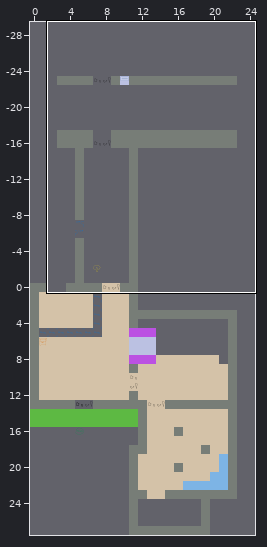
Tiled map (JSON), stored at public/maps/map.json. The first picture is a wide view before the edit; the outline marks the close-up.
Close-up. First the earlier version:
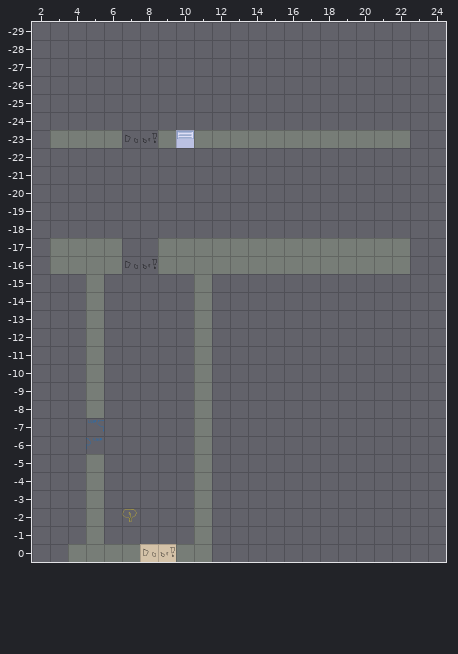
Cells are 64x64 px. Shown: x 2..24, y -29..0.
After the commit:
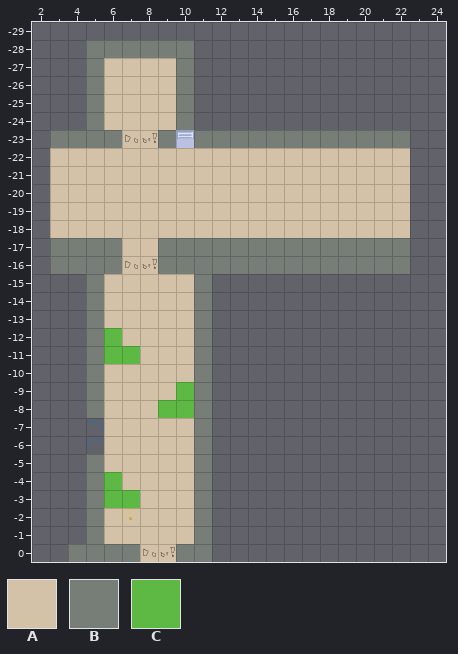
Key: from "tileset": A 18, B 19, C 26.
_ is an empty cell.
Message: stairs go here
Difference:
Layer "L1/Reality Ground Layer 1":
Tile A now appears in rows -27 to -24 at x 6 to 9; in row -23 at x 7 to 8; in rows -22 to -18 at x 3 to 22; in rows -17 to -16 at x 7 to 8; in rows -15 to -13 at x 6 to 10; in row -12 at x 7 to 10.
Tile A now appears in row -11 at x 8 to 10; in row -10 at x 6 to 10; in row -9 at x 6 to 9; in row -8 at x 6 to 8; in rows -7 to -5 at x 6 to 10; in row -4 at x 7 to 10.
Tile A now appears in row -3 at x 8 to 10; in rows -2 to -1 at x 6 to 10.
Tile B now appears in row -28 at x 5 to 10; in rows -27 to -24 at x 5 and 10.
Tile C now appears in row -12 at x 6; in row -11 at x 6 to 7; in row -9 at x 10; in row -8 at x 9 to 10; in row -4 at x 6; in row -3 at x 6 to 7.
Changed places in both close-ups, as pixel boxes (x1, y1, x2, y2):
added: (50, 40, 410, 544)
